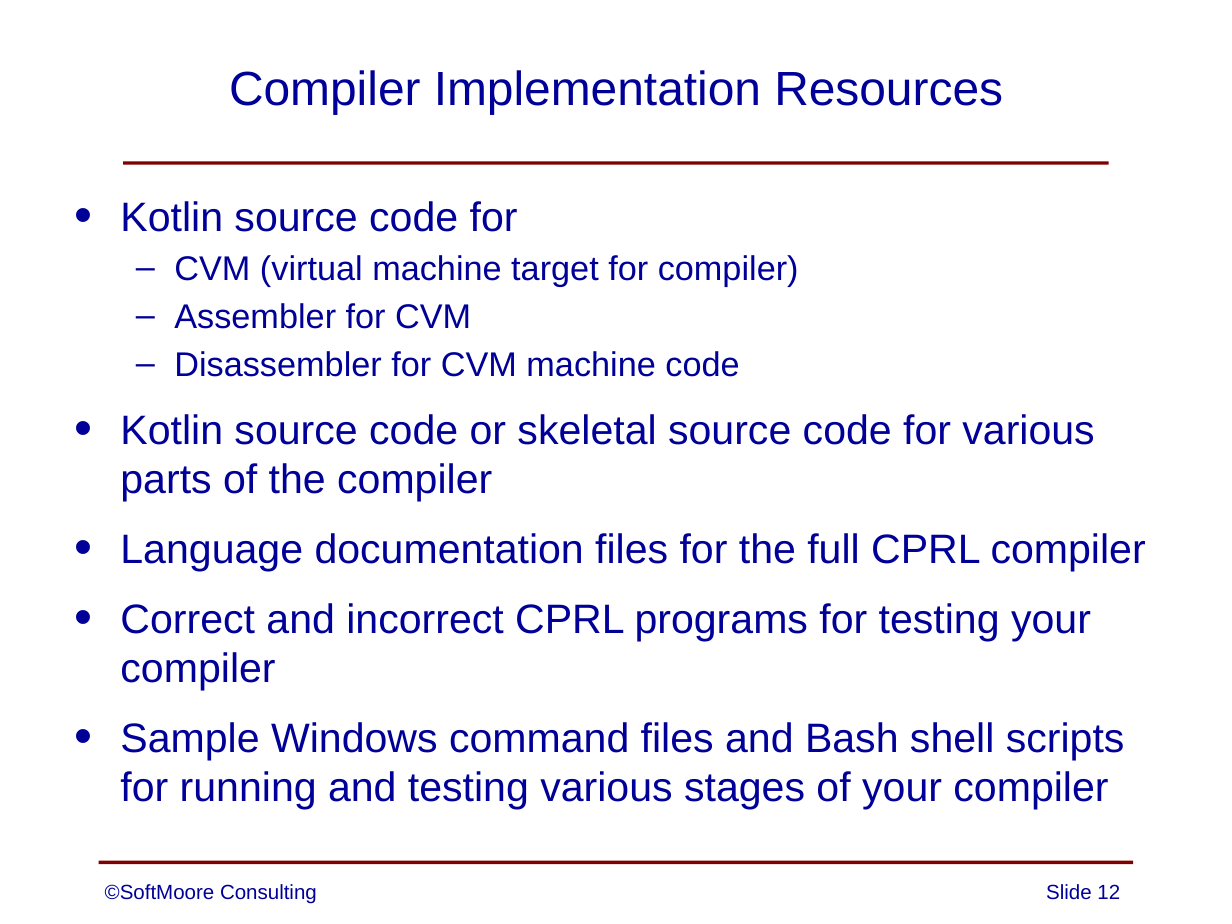
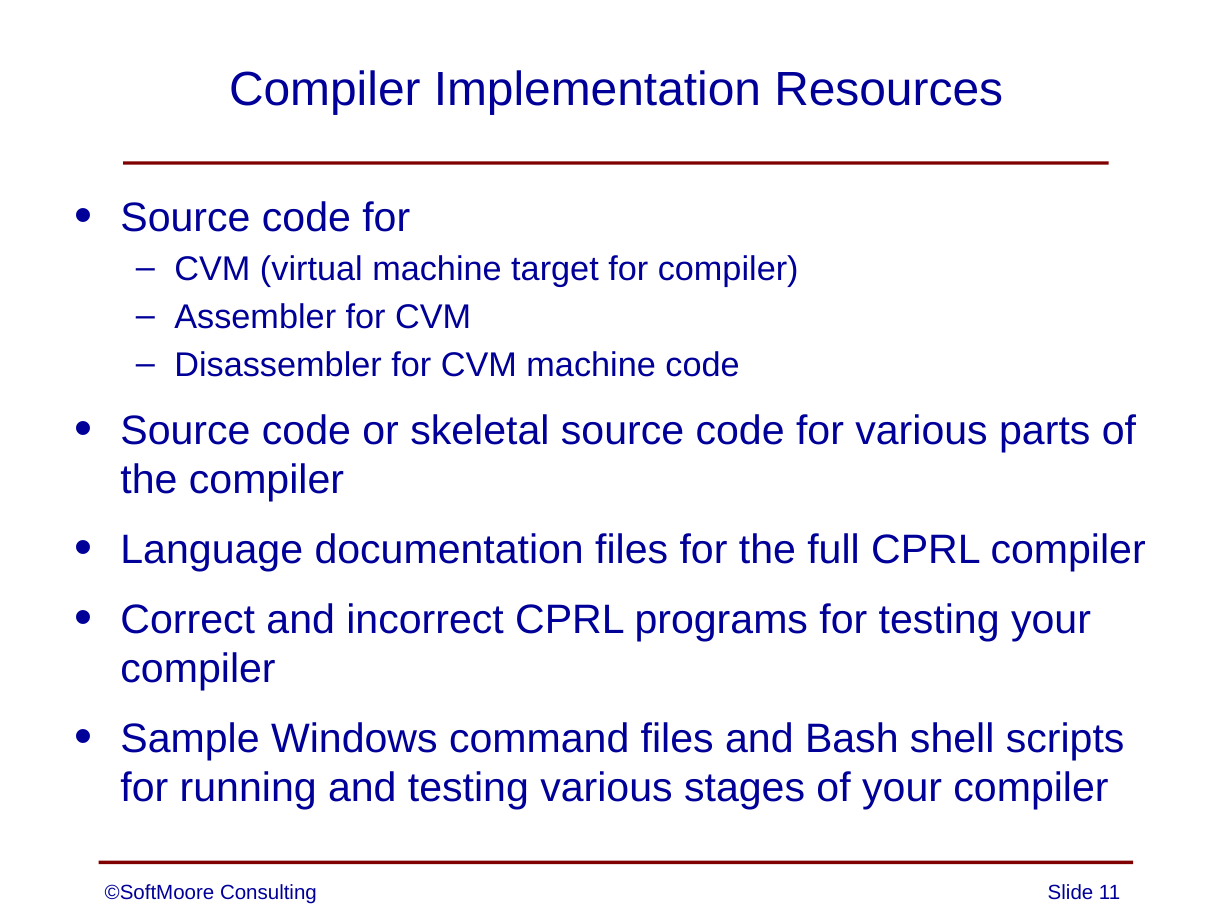
Before and after one commit to SoftMoore/CPRL-Kt, a slide deck: slide 11 of PowerPoint/00 - Teaching Compiler Design.pptx (slide 12 before the commit). Drawn at 1232x924 pixels with LibreOffice and Linux fonts; fonts in the diff are those of the drawing. Boxes give left, top, right and bottom in pixels: in the first picture for what was removed or moved away, otherwise in the second. Text is boxed around its words. In the diff, an @@ line names an element or a change of style, - is before the commit and + after.

Commit message:
several minor changes to slides and class TestSource

```diff
--- a/PowerPoint/00 - Teaching Compiler Design.pptx
+++ b/PowerPoint/00 - Teaching Compiler Design.pptx
@@ text at (x1=120, y1=201, x2=410, y2=232): text changed @@
-• Kotlin source code for
+• Source code for
@@ text at (x1=120, y1=414, x2=1136, y2=502): text changed @@
-• Kotlin source code or skeletal source code for various parts of the compiler
+• Source code or skeletal source code for various parts of the compiler
@@ page number at (x1=1048, y1=884, x2=1120, y2=900): text changed @@
-Slide 12
+Slide 11
```
Also in this commit, not shown: 9 other slides changed, 1 slide removed, 3 other files.
